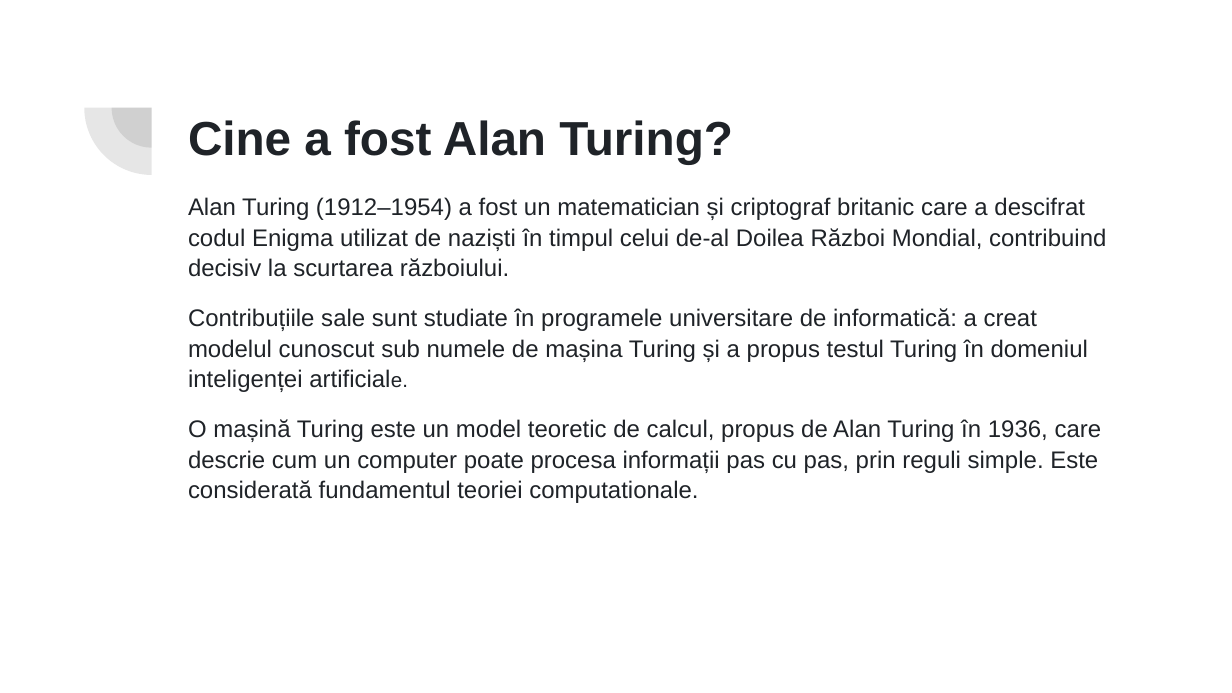
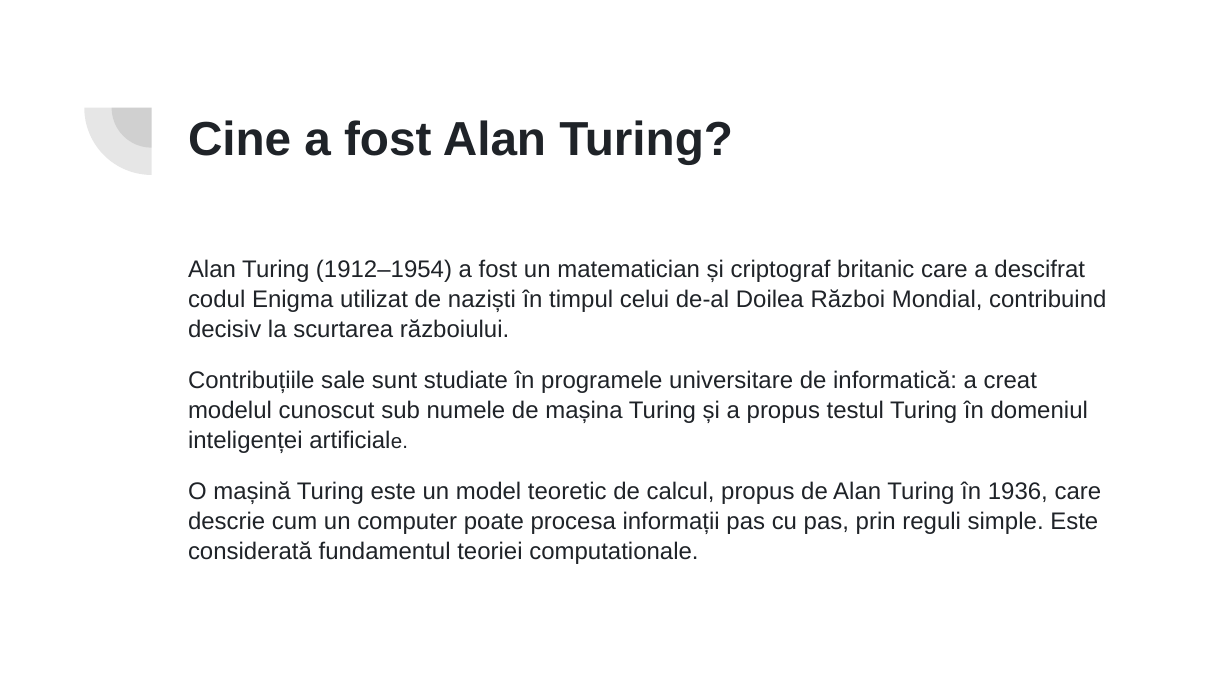
Before and after one commit to adavidoaiei/Prezentare-master, a slide deck: slide 2 of Turing.pptx. Drawn at 1232x693 pixels with LibreOffice and Linux fonts; fonts in the diff are those of the drawing. Boxes give left, top, right and bottom in pixels: in the first picture for what was removed or moved away, otherwise in the second. Text is boxed around its words. In the diff, an @@ line names an element or a change of style, - is before the commit and + after.

```diff
--- a/Turing.pptx
+++ b/Turing.pptx
@@ text "Alan Turing (1912–1954) a fost ...": place and size @@
-text "Alan Turing (1912–1954) a fost ..." at (188,197,1106,503)
+text "Alan Turing (1912–1954) a fost ..." at (188,259,1106,564)
```
Also in this commit, not shown: 8 other slides changed, 1 slide added.
